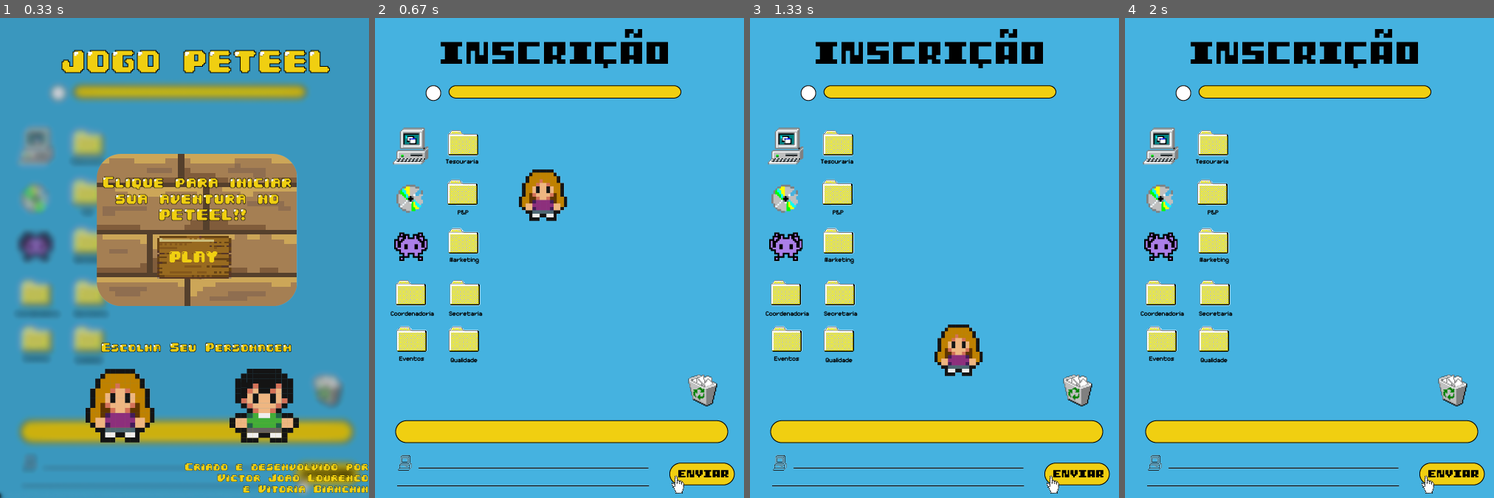
Above: before the commit, frames 1-4 (left to right).
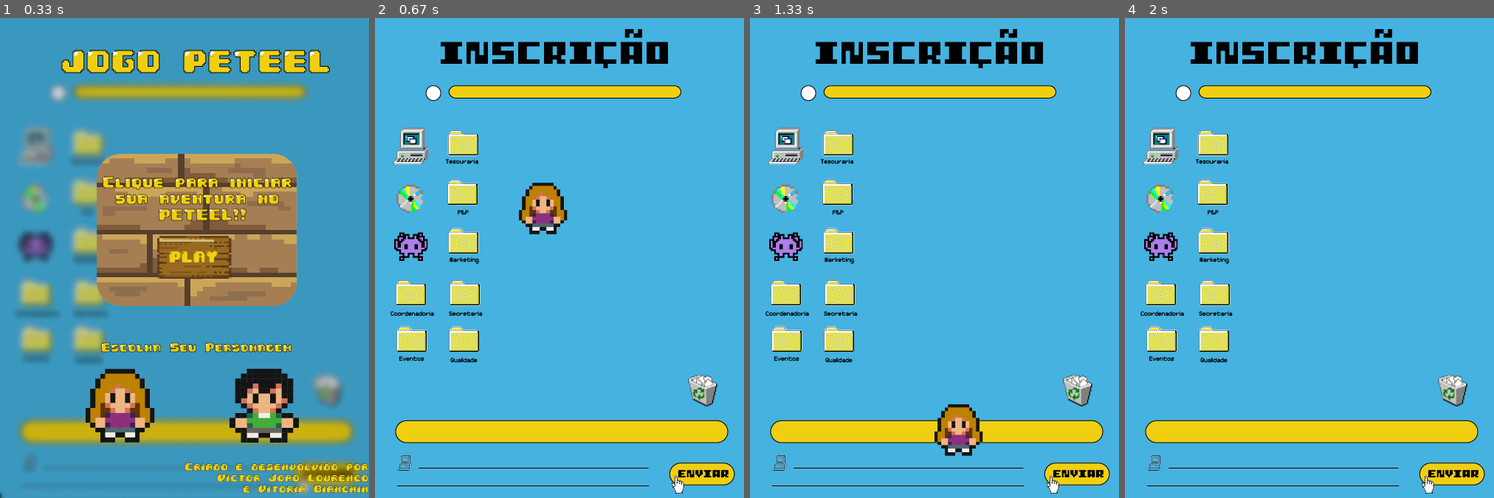
Above: after the commit, the same moments.

Repository: Victor-J-L/JOGO-PETEEL
Game: pygame game, started from primeirafase.py
Two runs of this game, one before a commit and one after it. Both use one fixed random seed, a clock stepped at 60 frames per second and the inputs below.
Inputs (mouse positions are in pixels of both pictures, inside the frame that each line leads up to):
- Up to frame 1 (0.33 s): no input
- Up to frame 2 (0.67 s): click (570, 258) at 0.38 s
- Up to frame 3 (1.33 s): hold Right 0.67-1.13 s; move the mouse to (919, 277) at 0.7 s; hold Right from 1.17 s (still down)
- Up to frame 4 (2 s): release Right at 1.63 s

Frame 1 is identical in both runs. In frame 2, 1.4% of the frame differs, in the area x 39-53%, y 31-46%; in frame 3, 2.2%, in the area x 50-64%, y 63-92%; in frame 4, nothing differs.

Commit message:
Mais ajustes na gravidade

Diff:
--- a/primeirafase.py
+++ b/primeirafase.py
@@ -183,7 +183,7 @@
                 fundo = pygame.image.load("Imagens/Primeira Fase/fundo1_1.png")
 
        #Código Movimento do personagem
-        personagem.acc = vec(0, 0.35)
+        personagem.acc = vec(0, 0.5)
         keys = pygame.key.get_pressed()
         if keys[pygame.K_LEFT]:
             personagem.acc.x = -0.5
